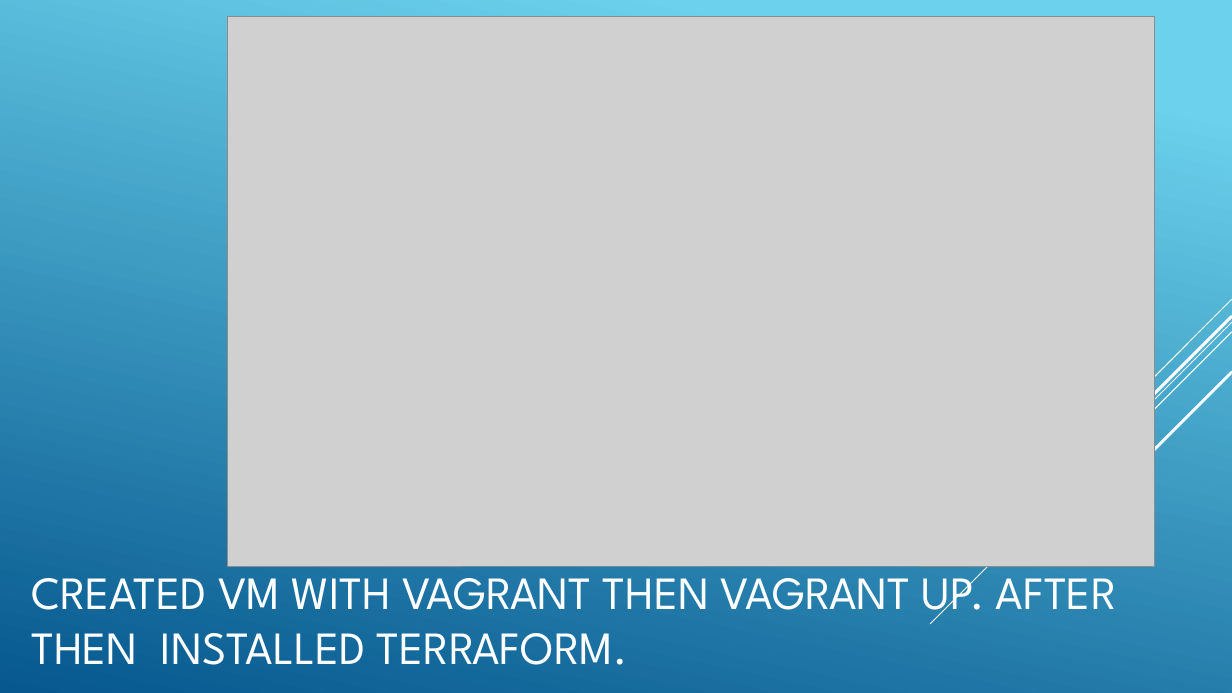
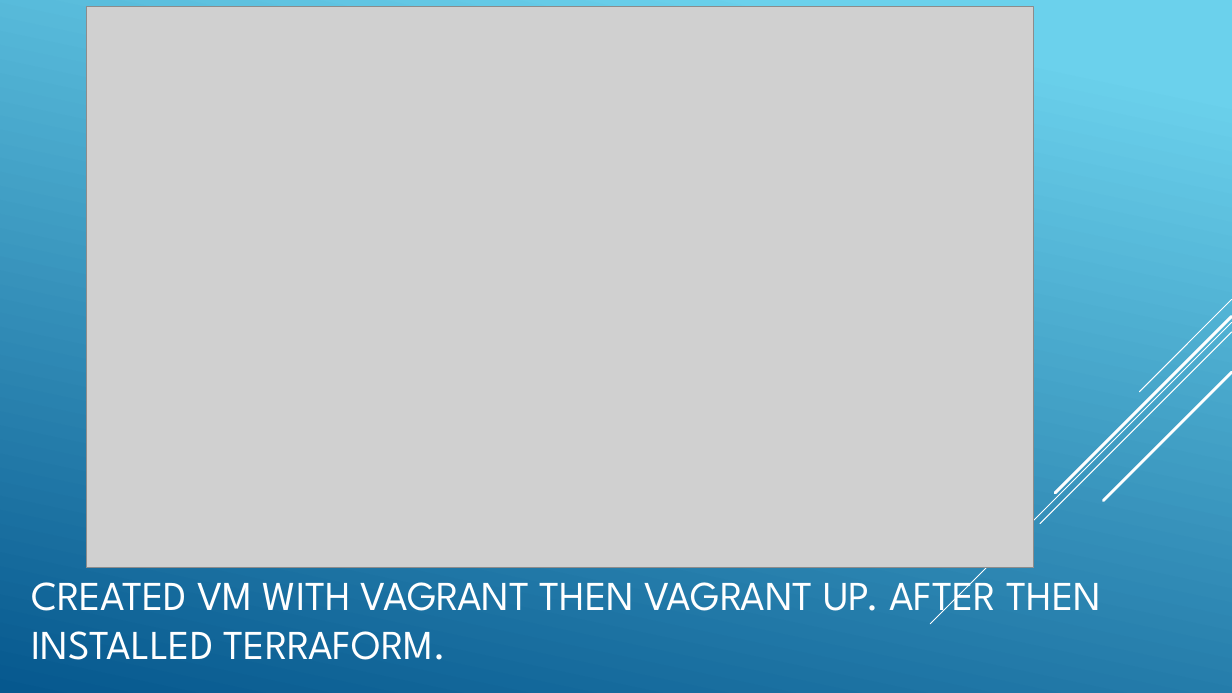
Before and after one commit to MarchenkoOlexandr/DevOps_online_Vinnitsja_2021Q4, a slide deck: slide 5 of m1/task13.1/DEPLOY TELEGRAMM BOT.pptx (slide 4 before the commit). Drawn at 1232x693 pixels with LibreOffice and Linux fonts; fonts in the diff are those of the drawing; grey boxes stand for pictures. Boxes give left, top, right and bottom in pixels: in the first picture for what was removed or moved away, otherwise in the second. Text is boxed around its words. In the diff, an @@ line names an element or a change of style, - is before the commit and + after.

```diff
--- a/m1/task13.1/DEPLOY TELEGRAMM BOT.pptx
+++ b/m1/task13.1/DEPLOY TELEGRAMM BOT.pptx
@@ picture: place and size @@
-picture at (227,17,1155,566)
+picture at (86,6,1033,567)
@@ title "CREATED VM WITH VAGRANT THEN ..." at (31,569,1102,660): size 36 to 32 pt @@
```
Also in this commit, not shown: 9 other slides changed, 2 slides added, 13 other files.
